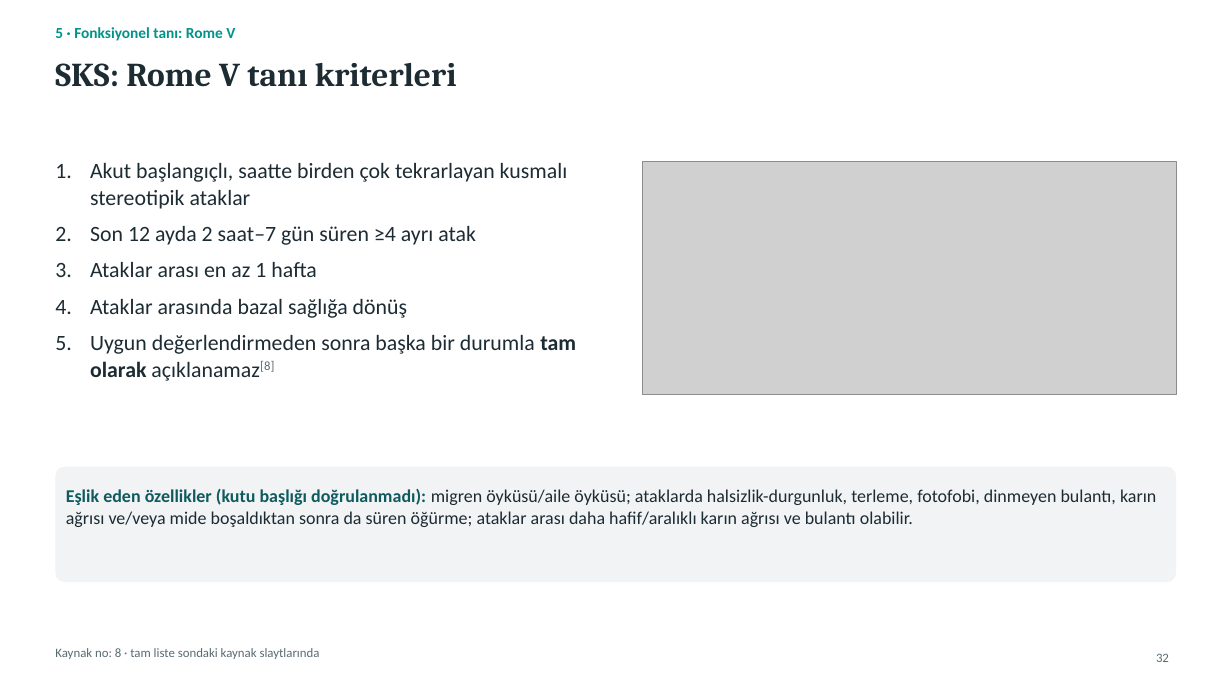
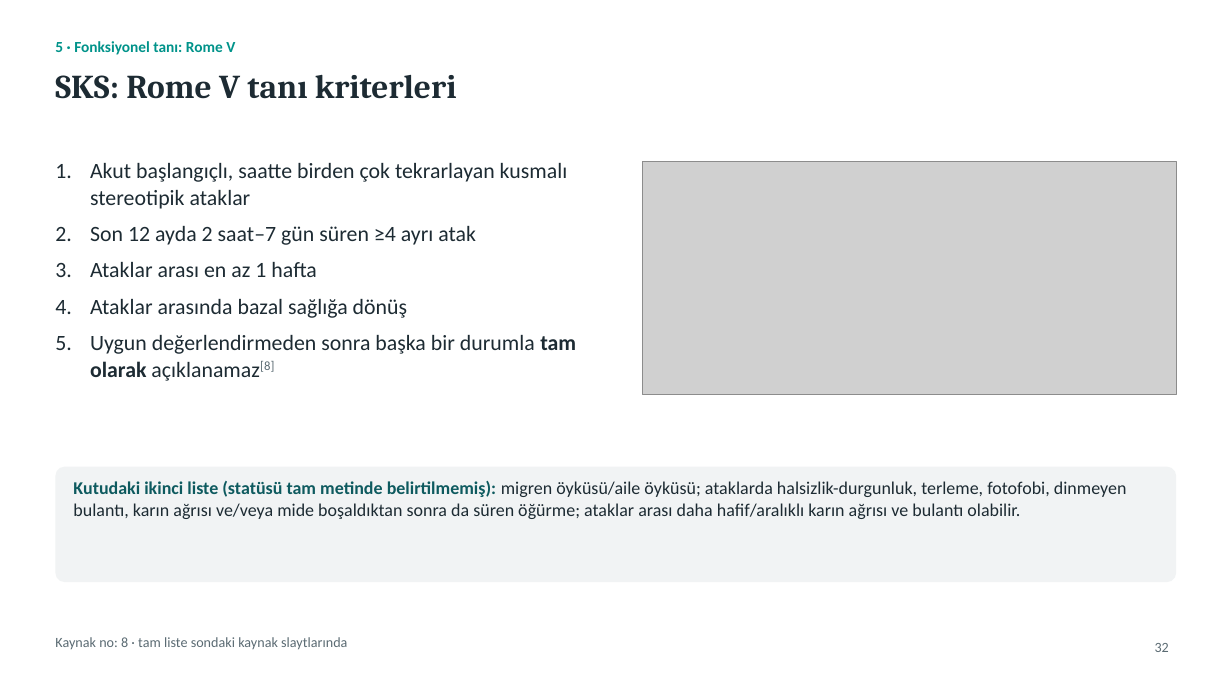
Before and after one commit to gokhanbirsen1992-sketch/sunu-, a slide deck: slide 32 of Sunum_KronikKusma/output/KronikKusmaYaklasim.pptx. Drawn at 1232x693 pixels with LibreOffice and Linux fonts; fonts in the diff are those of the drawing; grey boxes stand for pictures. Boxes give left, top, right and bottom in pixels: in the first picture for what was removed or moved away, otherwise in the second. Text is boxed around its words. In the diff, an @@ line names an element or a change of style, - is before the commit and + after.

```diff
--- a/Sunum_KronikKusma/output/KronikKusmaYaklasim.pptx
+++ b/Sunum_KronikKusma/output/KronikKusmaYaklasim.pptx
@@ text "5 · Fonksiyonel tanı: Rome ...": place and size @@
-text "5 · Fonksiyonel tanı: Rome ..." at [55,27,235,41]
+text "5 · Fonksiyonel tanı: Rome ..." at [55,41,235,55]
@@ title "SKS: Rome V tanı kriterleri": place and size @@
-title "SKS: Rome V tanı kriterleri" at [55,63,457,87]
+title "SKS: Rome V tanı kriterleri" at [55,75,457,99]
@@ text in rounded rectangle at [73,481,1127,519]: text changed @@
-Eşlik eden özellikler (kutu başlığı doğrulanmadı): migren öyküsü/aile öyküsü; ataklarda halsizlik-durgunluk, terleme, fotofobi, dinmeyen bulantı, karın ağrısı ve/veya mide boşaldıktan sonra da süren öğürme; ataklar arası daha hafif/aralıklı karın ağrısı ve bulantı olabilir.
+Kutudaki ikinci liste (statüsü tam metinde belirtilmemiş): migren öyküsü/aile öyküsü; ataklarda halsizlik-durgunluk, terleme, fotofobi, dinmeyen bulantı, karın ağrısı ve/veya mide boşaldıktan sonra da süren öğürme; ataklar arası daha hafif/aralıklı karın ağrısı ve bulantı olabilir.
@@ text "Kaynak no: 8 · tam ...": place and size @@
-text "Kaynak no: 8 · tam ..." at [55,648,320,659]
+text "Kaynak no: 8 · tam ..." at [55,637,347,649]
@@ text "Kaynak no: 8 · tam ..." at [55,637,347,649]: size 10 to 11 pt @@
@@ page number: place and size @@
-page number at [1156,653,1169,662]
+page number at [1155,643,1169,652]
@@ page number at [1155,643,1169,652]: size 10 to 11 pt @@
```
Also in this commit, not shown: 46 other slides changed, 9 other files.
